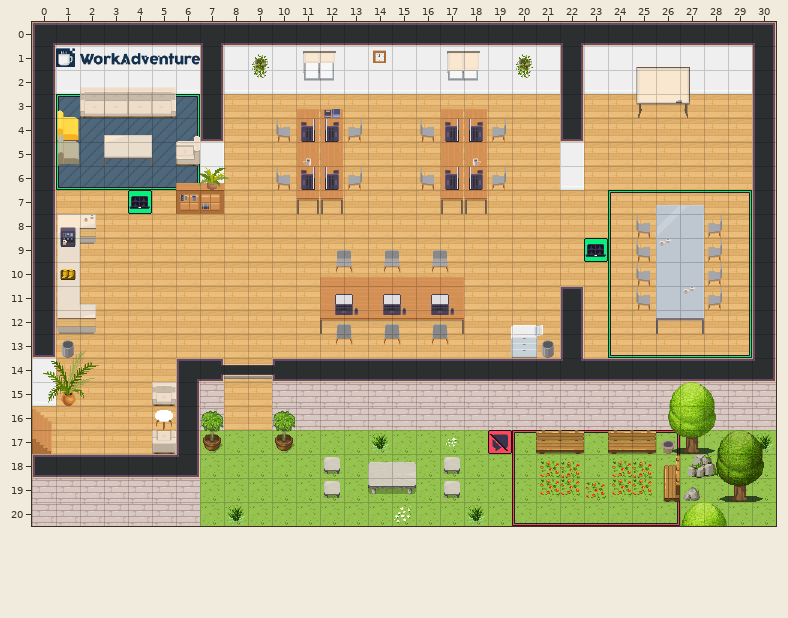
Tiled map (JSON), stored at office.tmj. Above, as it was before the edit.
Cells are 32x32 px. Shown: x 0..30, y 0..20.
Now the later version:
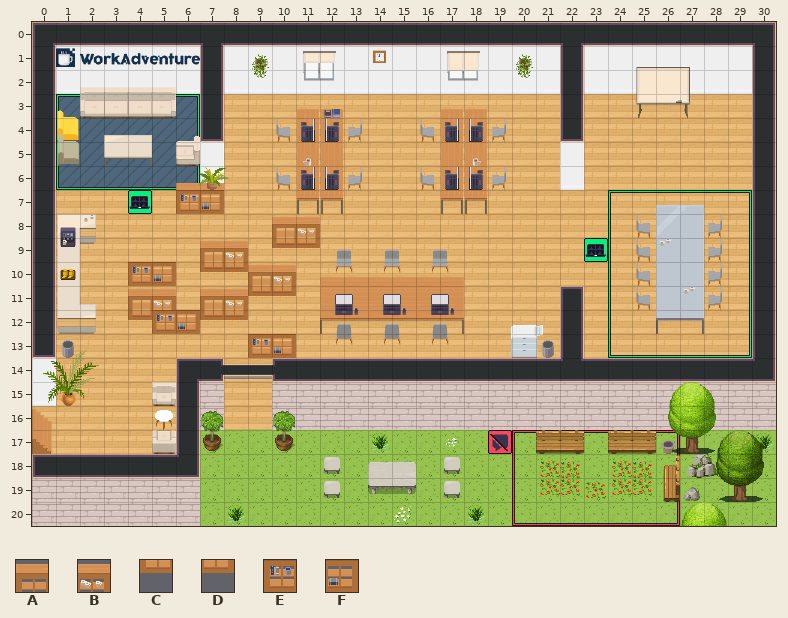
Key: from "WA_Other_Furniture": A 17, B 18, C 29, D 30, E 31, F 32.
_ is an empty cell, . an unchanged one.
From old to new:
--- layer "above/above1"
@@ x 4..11 @@
- 8 ......__
- 9 ...__.__
-10 __.____.
-11 __.____.
-12 _____...
-13 .....__.
+ 8 ......AB
+ 9 ...AB.CD
+10 EF.CDAB.
+11 AB.ABCD.
+12 CEFCD...
+13 .....EF.
Changed places in both pictures, as pixel boxes (x1, y1, x2, y2):
added: (128, 217, 320, 358)
